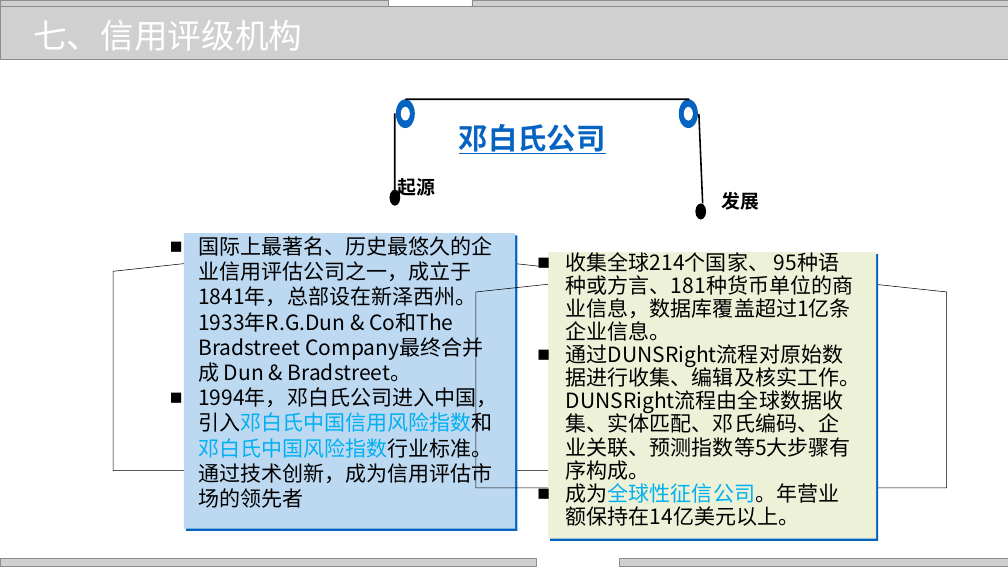
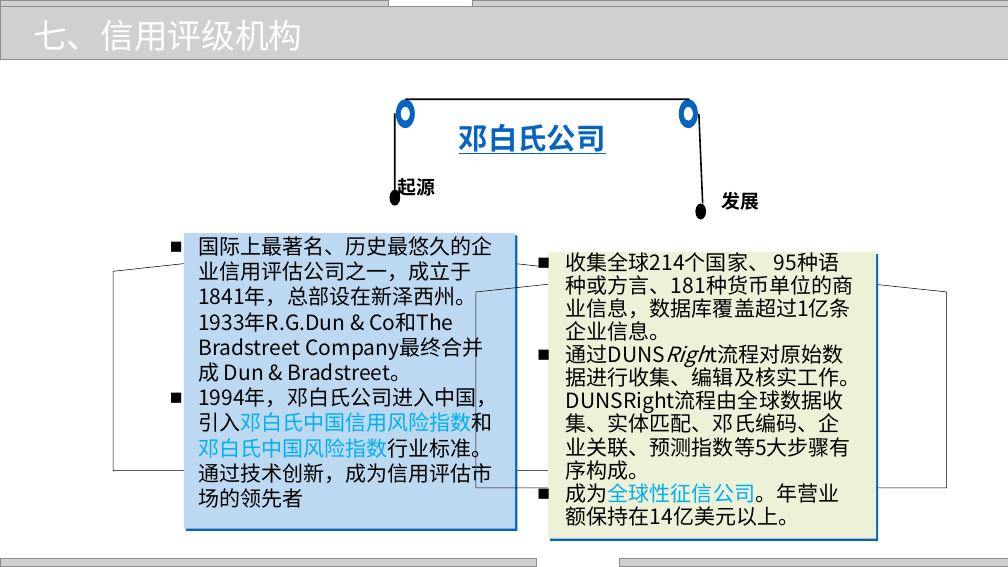
Before and after one commit to zhangjianzhang/internet_credit, a slide deck: slide 33 of files/slides/lecture_4.pptx. Drawn at 1008x567 pixels with LibreOffice and Linux fonts; fonts in the diff are those of the drawing; grey boxes stand for pictures; background and template pictures are left out. Boxes give left, top, right and bottom in pixels: in the first picture for what was removed or moved away, otherwise in the second. Text is boxed around its words. In the diff, an @@ line names an element or a change of style, - is before the commit and + after.

```diff
--- a/files/slides/lecture_4.pptx
+++ b/files/slides/lecture_4.pptx
@@ text at [566,344,860,480]: italic on in "通过DUNSRight流程对原始数据进行收集、编辑及核实工作。DUNSRight流程由全球数据收集、实体匹配、邓氏编码、 ..." @@
```
Also in this commit, not shown: 1 other slide changed, 5 other files.
